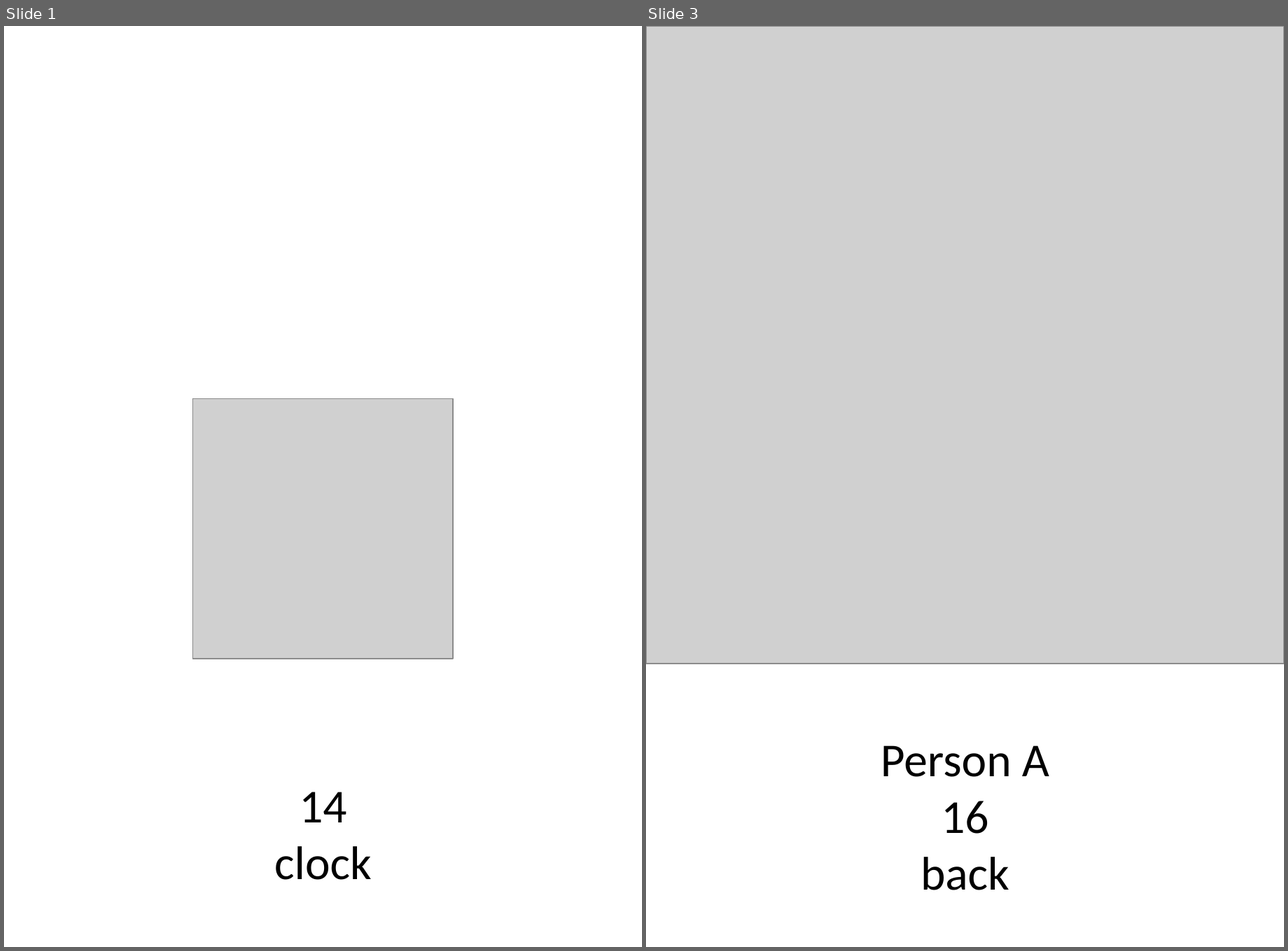
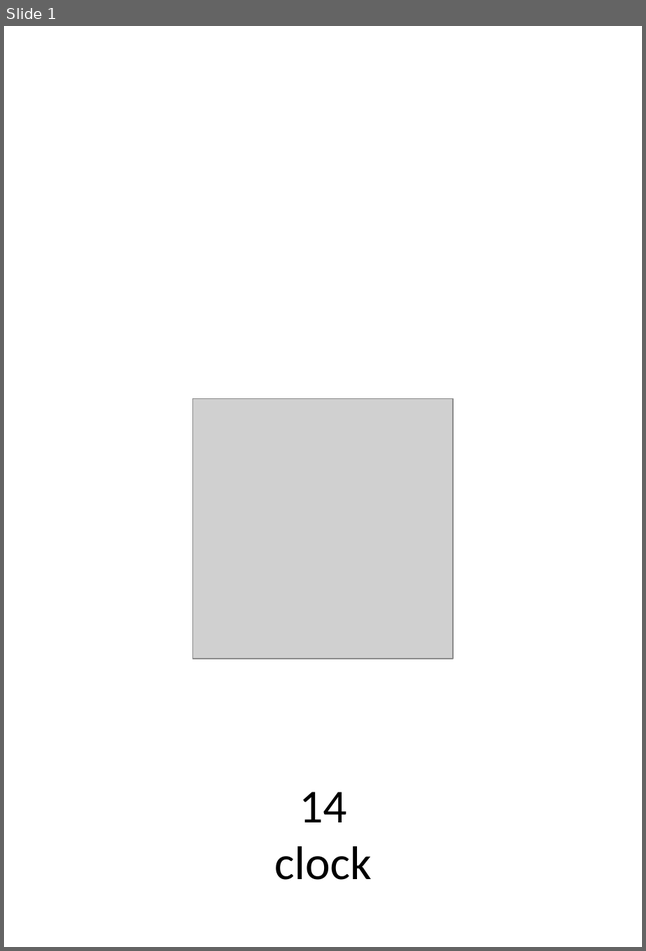
Before and after one commit to ginaamri/Mandy-PhD, a slide deck: studies/labor study_A/markertest_2020/pilotA/marker_personA.pptx. Shown side by side, each under a label of ours: slides 1 and 3 before the commit, slide 1 after it; the slides between them are not shown. The pictures are 1288x951 and 646x951 pixels, drawn with LibreOffice and Linux fonts; fonts in the diff are those of the drawing; grey boxes stand for pictures. Boxes give left, top, right and bottom in pixels: in the first picture for what was removed or moved away, otherwise in the second. Text is boxed around its words. In the diff, an @@ line names an element or a change of style, - is before the commit and + after.

```diff
--- a/studies/labor study_A/markertest_2020/pilotA/marker_personA.pptx
+++ b/studies/labor study_A/markertest_2020/pilotA/marker_personA.pptx
@@ slide 3 removed at bbox=[646, 26, 1284, 947], background #FFFFFF @@
@@ picture removed at bbox=[646, 26, 1284, 664] @@
@@ text removed at bbox=[880, 746, 1049, 890] @@
-Person A
-16
-back
```
Also in this commit, not shown: 1 slide changed, 20 other files.
